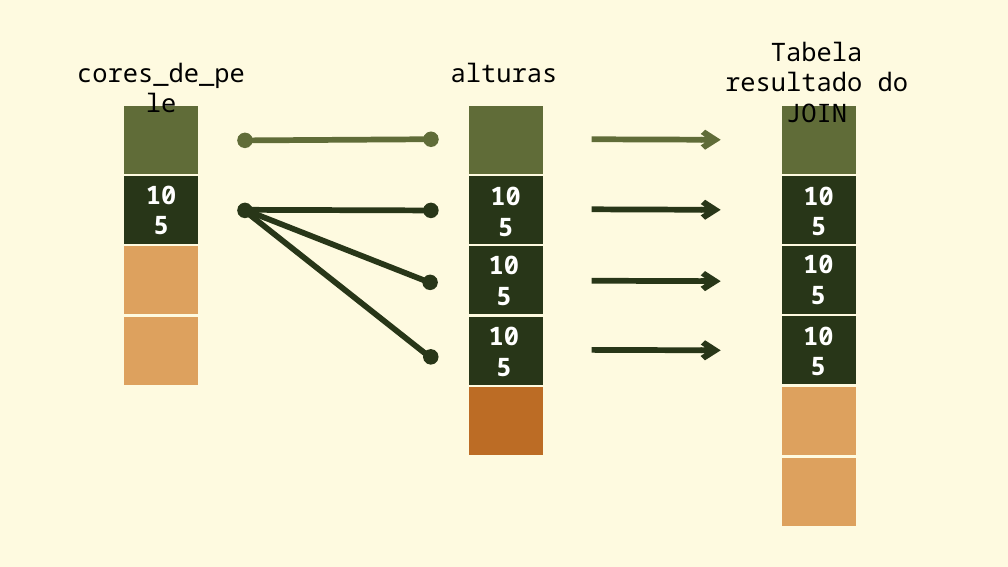
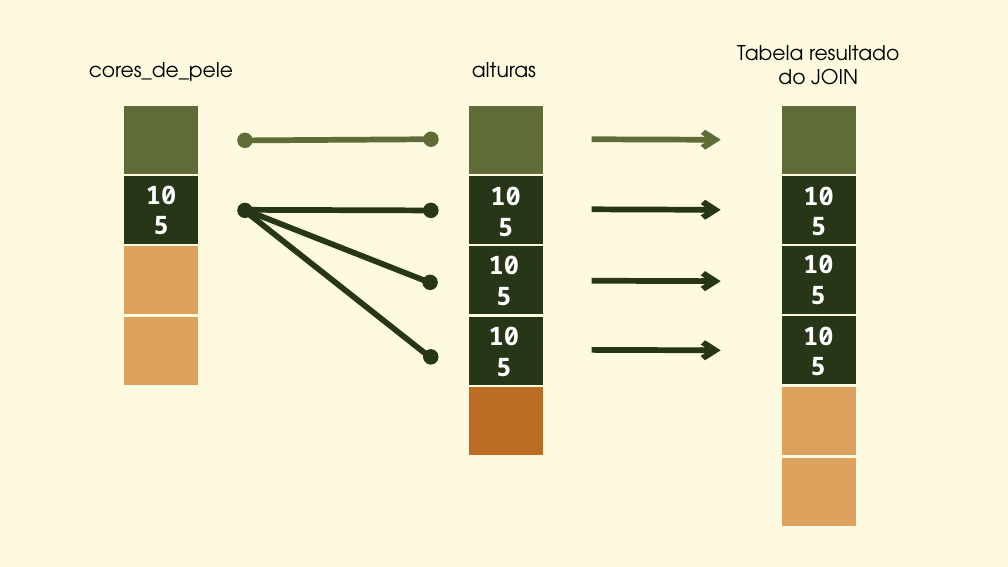
Before and after one commit to pedropark99/Personal-website, a slide deck: slide 1 of posts/2023-01-10-join-duplicates/expansao.pptx. Drawn at 1008x567 pixels with LibreOffice and Linux fonts; fonts in the diff are those of the drawing. Boxes give left, top, right and bottom in pixels: in the first picture for what was removed or moved away, otherwise in the second. Text is boxed around its words. In the diff, an @@ line names an element or a change of style, - is before the commit and + after.

```diff
--- a/posts/2023-01-10-join-duplicates/expansao.pptx
+++ b/posts/2023-01-10-join-duplicates/expansao.pptx
@@ size 20 to 16 pt, font Noto Sans Mono to TeX Gyre Adventor in 3 elements at (89,62,233,81), (472,62,536,78), (737,45,899,85) @@
@@ text "Tabela resultado do JOIN": place and size @@
-text "Tabela resultado do JOIN" at (725,41,908,122)
+text "Tabela resultado do JOIN" at (737,45,899,85)
```
Also in this commit, not shown: 4 other files.
